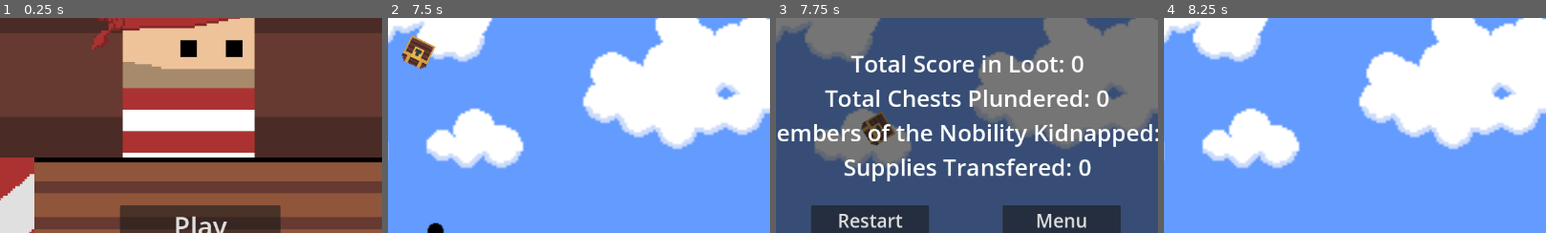
Above: before the commit, frames 1-4 (left to right).
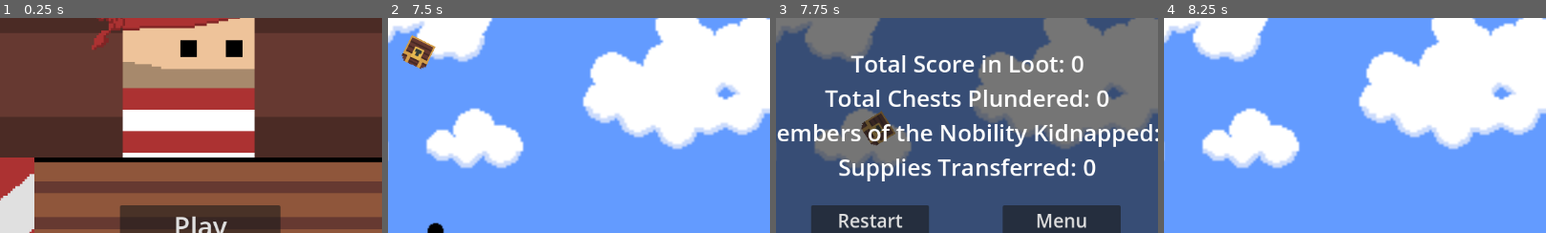
Above: after the commit, the same moments.

Repository: Snowb0lt/Plunder-Panic
Game: Godot game, scene res://main_menu.tscn
Same seed, same stepped clock (60 frames per second), same inputs: the game is played once before the commit and once after it.
Inputs:
- Up to frame 1 (0.25 s): no input
- Up to frame 2 (7.5 s): click "Play" at 0.5 s; tap Enter at 1.25 s; hold D (moveRight) 1.28-2.78 s; tap Shift (Accel) at 1.52, 2.27, 3.77, 4.52, 5.27, 6.77 s; hold A (moveLeft) 2.78-3.53 s; hold D (moveRight) 3.53-5.03 s; tap Space at 5 s; hold A (moveLeft) 5.03-5.78 s; hold D (moveRight) 5.78-6.53 s; hold A (moveLeft) from 6.53 s (still down)
- Up to frame 3 (7.75 s): keep holding A (moveLeft); tap Shift (Accel) at 7.52 s
- Up to frame 4 (8.25 s): release A (moveLeft) at 8 s; click "Restart" at 8 s
The pictures show only the part of the screen within x 24-74%, y 19-69%; the shares and areas given below are measured in that part.

Frames 1-2 are identical in both runs. In frame 3, 3.2% of the frame differs, in the area x 16-84%, y 65-76%; in frame 4, nothing differs.

Commit message:
Build 1.1 Made

Diff:
--- a/Scripts/GameManager.gd
+++ b/Scripts/GameManager.gd
@@ -77,7 +77,7 @@
 @onready var stats = get_node("UI/GameOverUI/Stats")
 func LoadStats():
 	gameOverUI.visible = true
-	stats.text = "Total Score in Loot: " + str(score) + "\nTotal Chests Plundered: " + str(ChestsTaken) + "\nMembers of the Nobility Kidnapped: " + str(NoblesTaken) + "\nSupplies Transfered: " + str(SuppliesGiven)
+	stats.text = "Total Score in Loot: " + str(score) + "\nTotal Chests Plundered: " + str(ChestsTaken) + "\nMembers of the Nobility Kidnapped: " + str(NoblesTaken) + "\nSupplies Transferred: " + str(SuppliesGiven)
 
 #Menu Functions
 func _on_restart_pressed():
Not shown, added: Builds/Plunder Panic 1.1.exe
